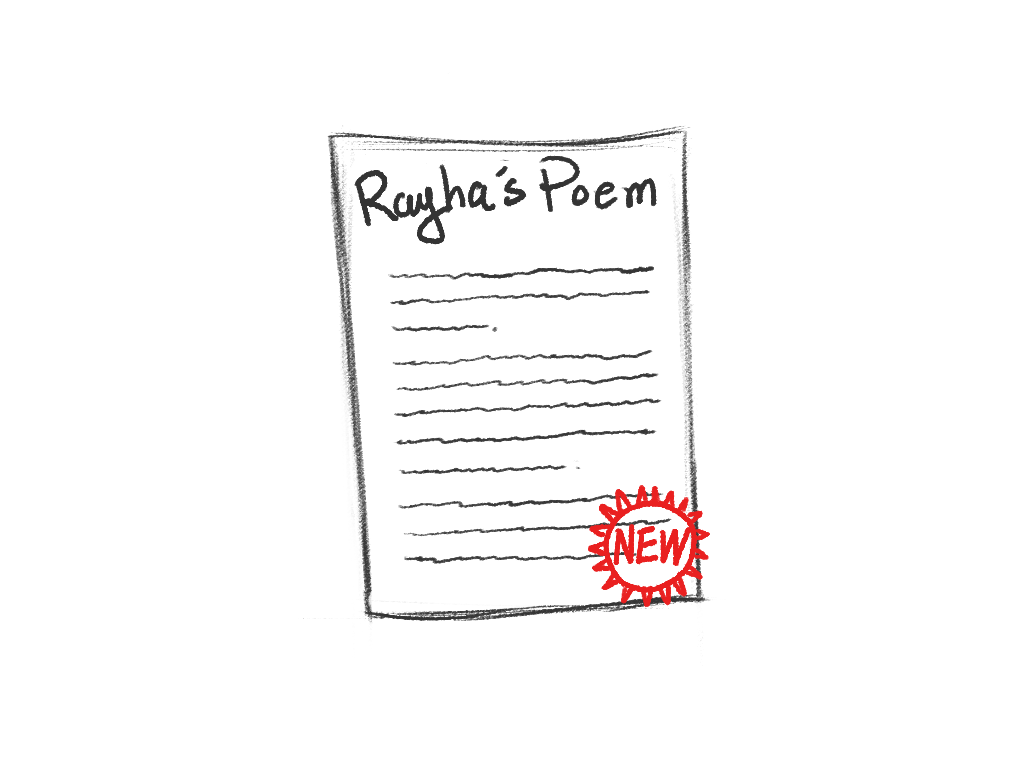
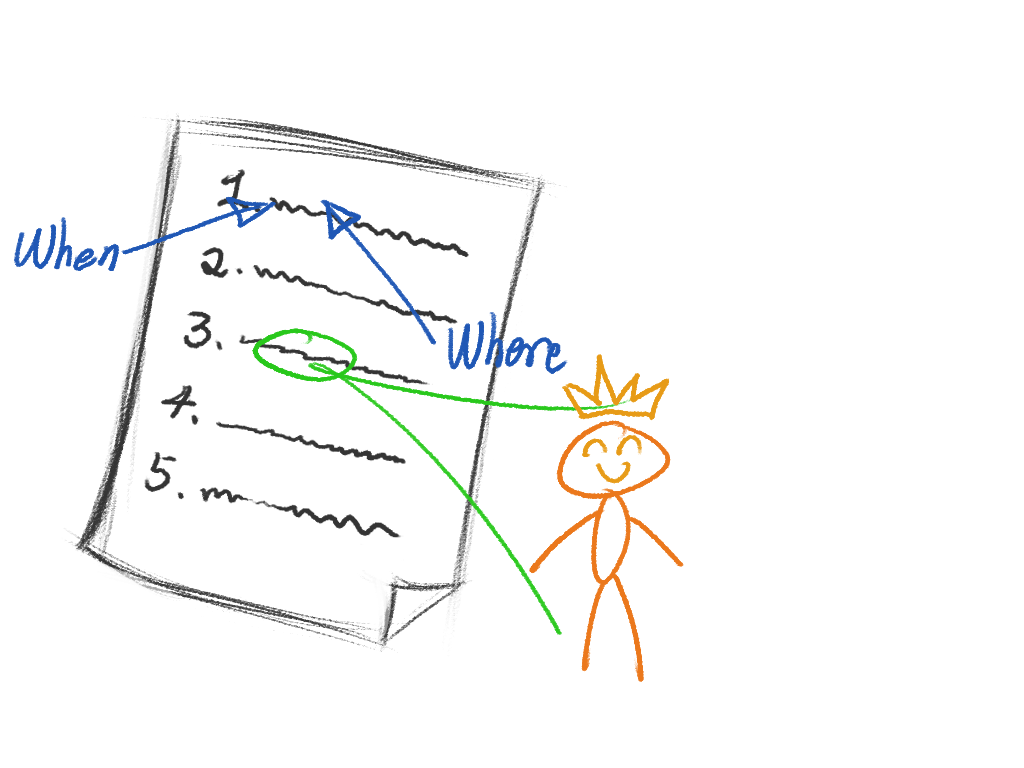
Layers edited between the first and the second 1024x768 image:
hid "Layer 12" over left=588, top=485, right=710, bottom=608
hid "Layer 10" over left=298, top=73, right=716, bottom=666
showed group "Group 2" (5 layers) over left=13, top=112, right=684, bottom=682
